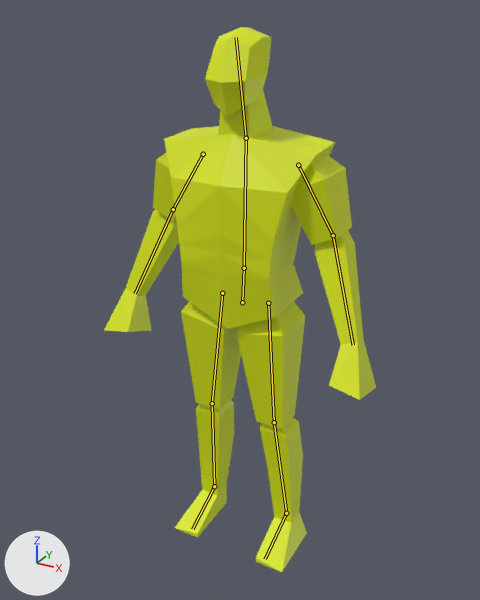
The Blender file Godot/Blender/Behold_A_Man/behold_a_man.blend, before and after one commit.
Rendered twice from a 50 mm camera at (0.997, -1.832, 1.91) aimed at (0.032, -0.078, 1.033). The axes (+X, +Y, +Z) are drawn at lower left. The lights are the same throughout. The bones that bend it are drawn over the model as lines.
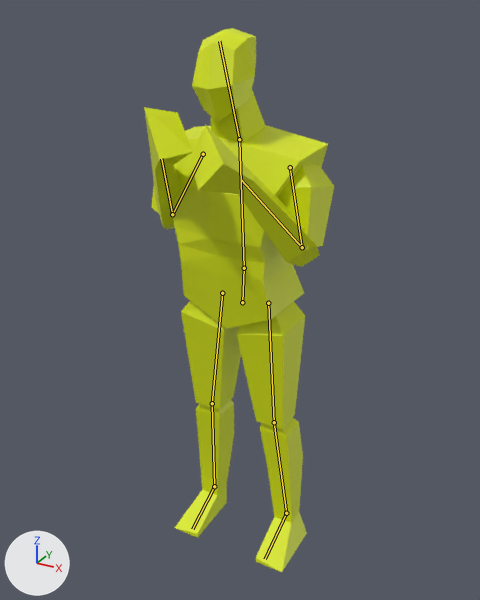
The newer file adds an action. The first version stands in its rest pose; the second is drawn at frame 25 of the action 'block_loop'.

What differs and where, as boxes [x1, y1, x2, y2] in the pictures (480 x 600 px):
'Cube', posed (30% narrower)
    before: [104, 27, 376, 572]
    after: [144, 28, 334, 572]
bone 'body_upper', root to tip
    before: (244, 268) to (246, 138)
    after: (244, 268) to (239, 139)
bone 'head', root to tip
    before: (246, 138) to (236, 37)
    after: (239, 139) to (219, 41)
bone 'upperarm.l', root to tip
    before: (298, 165) to (333, 235)
    after: (290, 167) to (302, 247)
bone 'lowerarm.l', root to tip
    before: (333, 235) to (353, 345)
    after: (302, 247) to (241, 180)
bone 'upperarm.r', root to tip
    before: (203, 154) to (173, 209)
    after: (203, 154) to (172, 214)
bone 'lowerarm.r', root to tip
    before: (173, 209) to (135, 293)
    after: (172, 214) to (161, 158)

Edits to the bpy script that builds the scene:
```text
Change bone_body_upper:
    where bone_body_upper = bpy.data.objects['Armature'].pose.bones['body_upper']  # child of 'body_lower'
    bone_body_upper.rotation_quaternion: (1.0, 0.0, 0.0, 0.0) -> (0.996, 0.04, -0.077, 0.002)  # degrees (0, 0, 0) -> degrees (5, -9, 0)
Change bone_head:
    where bone_head = bpy.data.objects['Armature'].pose.bones['head']  # child of 'body_upper'
    bone_head.rotation_quaternion: (1.0, 0.0, 0.0, 0.0) -> (0.997, 0.002, 0.081, 0.001)  # degrees (0, 0, 0) -> degrees (0, 9, 0)
Change bone_upperarm_l:
    where bone_upperarm_l = bpy.data.objects['Armature'].pose.bones['upperarm.l']  # child of 'body_upper'
    bone_upperarm_l.rotation_quaternion: (1.0, 0.0, 0.0, 0.0) -> (0.981, 0.1, -0.121, -0.117)  # degrees (0, 0, 0) -> degrees (13, -12, -15)
Change bone_lowerarm_l:
    where bone_lowerarm_l = bpy.data.objects['Armature'].pose.bones['lowerarm.l']  # child of 'upperarm.l'
    bone_lowerarm_l.rotation_quaternion: (1.0, 0.0, 0.0, 0.0) -> (0.497, 0.779, 0.274, 0.266)  # degrees (0, 0, 0) -> degrees (112, -8, 44)
Change bone_upperarm_r:
    where bone_upperarm_r = bpy.data.objects['Armature'].pose.bones['upperarm.r']  # child of 'body_upper'
    bone_upperarm_r.rotation_quaternion: (1.0, 0.0, 0.0, 0.0) -> (0.981, 0.118, 0.144, 0.062)  # degrees (0, 0, 0) -> degrees (15, 16, 9)
Change bone_lowerarm_r:
    where bone_lowerarm_r = bpy.data.objects['Armature'].pose.bones['lowerarm.r']  # child of 'upperarm.r'
    bone_lowerarm_r.rotation_quaternion: (1.0, 0.0, 0.0, 0.0) -> (0.514, 0.697, 0.095, 0.491)  # degrees (0, 0, 0) -> degrees (89, -36, 52)
```
